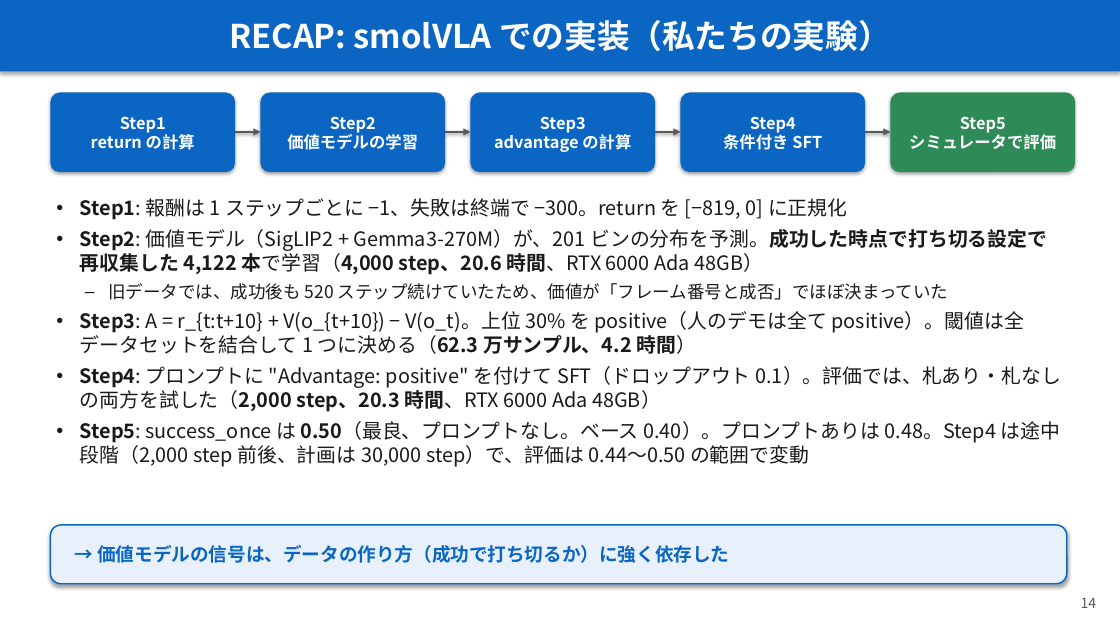
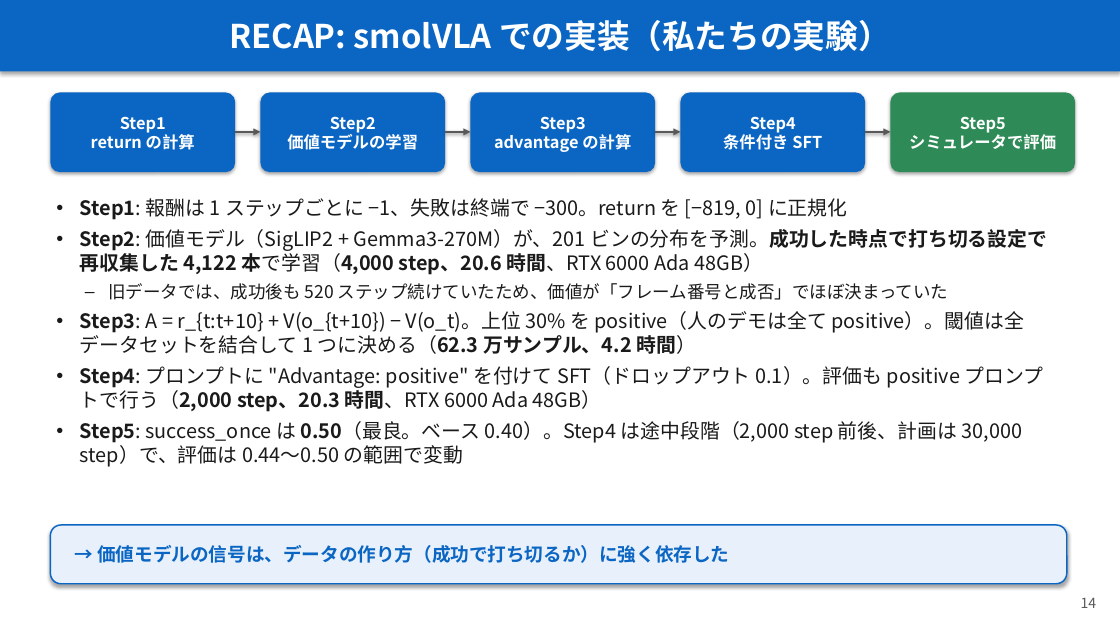
Before and after one commit to Junhand/libero_RL, a slide deck: slide 14 of docs/RECAP_STEAM_RLToken.pptx. Drawn at 1120x630 pixels with LibreOffice and Linux fonts; fonts in the diff are those of the drawing. Boxes give left, top, right and bottom in pixels: in the first picture for what was removed or moved away, otherwise in the second. Text is boxed around its words. In the diff, an @@ line names an element or a change of style, - is before the commit and + after.

```diff
--- a/docs/RECAP_STEAM_RLToken.pptx
+++ b/docs/RECAP_STEAM_RLToken.pptx
@@ text at (80,366,1044,467): text changed @@
-• Step4: プロンプトに "Advantage: positive" を付けて SFT（ドロップアウト 0.1）。評価では、札あり・札なしの両方を試した（2,000 step、20.3 時間、RTX 6000 Ada 48GB）
-• Step5: success_once は 0.50（最良、プロンプトなし。ベース 0.40）。プロンプトありは 0.48。Step4 は途中段階（2,000 step 前後、計画は 30,000 step）で、評価は 0.44〜0.50 の範囲で変動
+• Step4: プロンプトに "Advantage: positive" を付けて SFT（ドロップアウト 0.1）。評価も positive プロンプトで行う（2,000 step、20.3 時間、RTX 6000 Ada 48GB）
+• Step5: success_once は 0.50（最良。ベース 0.40）。Step4 は途中段階（2,000 step 前後、計画は 30,000 step）で、評価は 0.44〜0.50 の範囲で変動
```
Also in this commit, not shown: 3 other slides changed, 1 other file.
